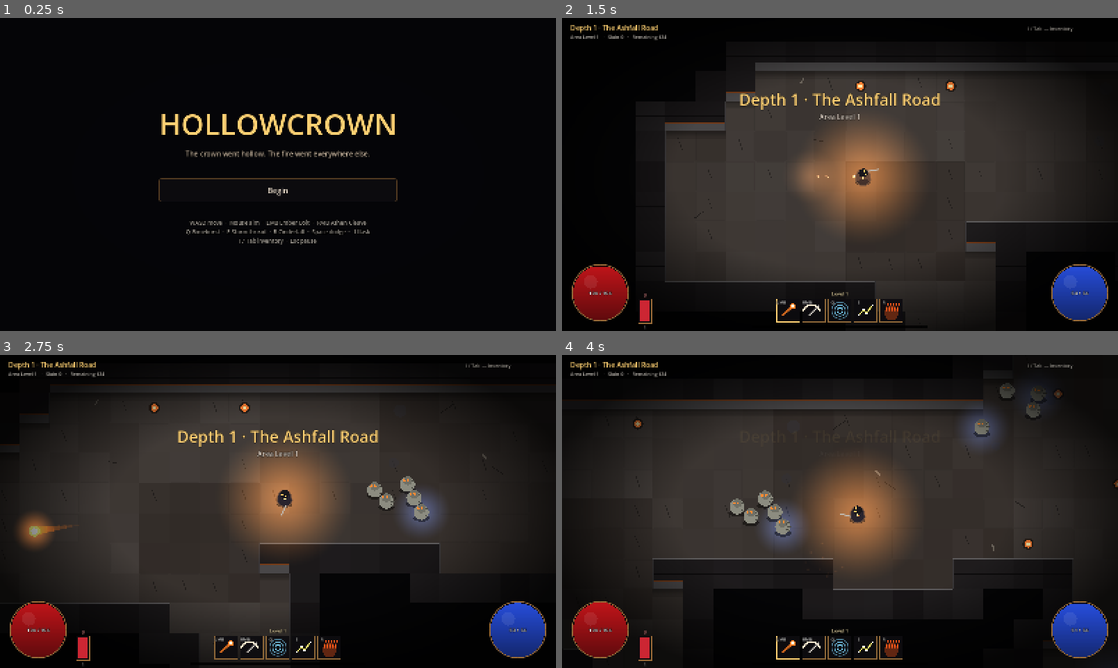
Above: before the commit, frames 1-4 (two rows, left to right).
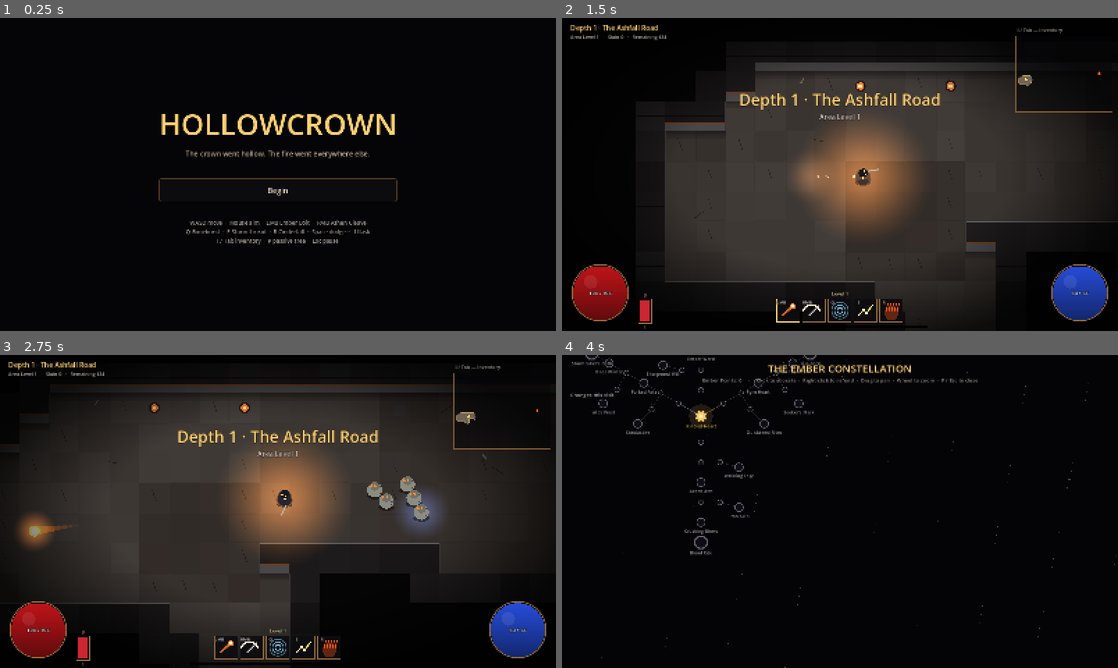
Above: after the commit, the same moments.

Repository: Batch-Digital-Studio/hollowcrown
Game: Godot game, scene res://scenes/main.tscn
The game is run twice, just before and just after one commit, with the same random seed, the same clock (stepped at 60 frames per second) and the same inputs.
Inputs (mouse positions are in pixels of both pictures, inside the frame that each line leads up to):
- Up to frame 1 (0.25 s): no input
- Up to frame 2 (1.5 s): click "Begin" at 0.5 s; tap Enter (respawn) at 1.25 s; move the mouse to (962, 158) at 1.27 s; hold D (move_right) from 1.28 s (still down); tap Space (dodge) at 1.35 s; click (962, 158) at 1.42 s
- Up to frame 3 (2.75 s): tap 1 (flask) at 1.55 s; release D (move_right) at 2 s; drag from (166, 527) to (250, 574) at 2.02 s
- Up to frame 4 (4 s): move the mouse to (895, 442) at 2.77 s; hold D (move_right) 2.78-3.5 s; tap P (passives, bound only after the commit) at 2.85 s; click (895, 442) at 2.92 s; tap Space (dodge) at 3.05 s; drag from (812, 574) to (673, 464) at 3.52 s

The runs differ from the first frame. In frame 1, 0.2% of the frame differs, in the area x 39-61%, y 70-73%; in frame 2, 0.3%; in frame 3, 0.3%; in frame 4, 54%, in the area x 1-100%, y 0-100%.

Commit message:
Ember Constellation passive tree, minimap, SFX; fix input while paused
Co-Authored-By: Claude Opus 5.5 <noreply@anthropic.com>
Claude-Session: https://claude.ai/code/session_01Gf6B15cfdDQmQ6UJywX5Yr

Diff:
--- /dev/null
+++ b/scripts/data/passives_db.gd
@@ -0,0 +1,124 @@
+class_name PassivesDB
+extends RefCounted
+## The Ember Constellation (passive tree). Built from compact branch specs.
+## Node spec: [name, type ("small"/"notable"/"keystone"), {stat: value}, desc (optional)]
+
+const BRANCH_LEN := 96.0
+
+const BRANCHES := [
+	{"name": "Pyre", "angle": -30.0, "fork_rot": 90.0, "color": Color(1.0, 0.5, 0.2),
+		"chain": [
+			["Kindling", "small", {"inc_fire_damage": 10}],
+			["Kindling", "small", {"inc_fire_damage": 10}],
+			["Pyre Heart", "notable", {"inc_fire_damage": 20, "ignite_chance": 10}],
+			["Searing Embers", "small", {"inc_ignite_damage": 20}],
+			["Ember Splinters", "notable", {"proj_count_add": 1, "more_projectile_damage": -15}],
+			["Kiln-Born", "keystone", {"conv_cold_to_fire": 100, "inc_fire_damage": 25, "res_cold": -20},
+				"All your Cold damage becomes Fire. Rimeburst burns."],
+		],
+		"forks": {1: [["Quick Hands", "small", {"inc_cast_speed": 6}], ["Quickened Rites", "notable", {"inc_cast_speed": 12, "inc_spell_damage": 10}]],
+			3: [["Swift Flight", "small", {"inc_projectile_speed": 15}], ["Seeker's Mark", "notable", {"inc_projectile_damage": 25, "pierce_add": 1}]]}},
+	{"name": "Storm", "angle": 210.0, "fork_rot": -90.0, "color": Color(0.6, 0.85, 1.0),
+		"chain": [
+			["Static", "small", {"inc_lightning_damage": 10}],
+			["Static", "small", {"inc_lightning_damage": 10}],
+			["Forked Fate", "notable", {"chain_add": 1, "inc_lightning_damage": 10}],
+			["Rime", "small", {"inc_cold_damage": 12}],
+			["Deep Winter", "notable", {"inc_cold_damage": 20, "chill_chance": 20}],
+			["Stormcaller's Oath", "keystone", {"chain_add": 2, "shock_chance": 40, "more_damage": -15},
+				"Stormthread chains twice more and shocks often, but all damage is lower."],
+		],
+		"forks": {1: [["Conduit", "small", {"shock_chance": 8}], ["Conductive", "notable", {"shock_chance": 15, "inc_crit_chance": 25}]],
+			3: [["Spread", "small", {"inc_area": 8}], ["Wide Frost", "notable", {"inc_area": 16, "inc_cold_damage": 10}]]}},
+	{"name": "Steel", "angle": 90.0, "fork_rot": -90.0, "color": Color(0.9, 0.85, 0.75),
+		"chain": [
+			["Grit", "small", {"inc_physical_damage": 12}],
+			["Grit", "small", {"inc_physical_damage": 12}],
+			["Ashen Arm", "notable", {"inc_physical_damage": 20, "inc_attack_speed": 8}],
+			["Bulwark", "small", {"armour": 40}],
+			["Crushing Blows", "notable", {"inc_melee_damage": 30, "crit_multi": 15}],
+			["Blood Rite", "keystone", {"life_leech": 4, "more_life": -15, "more_attack_damage": 25},
+				"Attacks leech life and hit far harder, at the cost of maximum Life."],
+		],
+		"forks": {1: [["Tempo", "small", {"inc_attack_speed": 6}], ["Whirling Edge", "notable", {"inc_area": 15, "inc_attack_speed": 6}]],
+			3: [["Hardy", "small", {"life_flat": 12}], ["Iron Skin", "notable", {"armour": 90, "life_flat": 20}]]}},
+	{"name": "Spirit", "angle": 270.0, "fork_rot": -90.0, "color": Color(0.85, 0.6, 1.0),
+		"chain": [
+			["Vigour", "small", {"life_flat": 12}],
+			["Vigour", "small", {"life_flat": 12}],
+			["Ember Ward", "notable", {"res_fire": 12, "res_cold": 12, "res_lightning": 12}],
+			["Focus", "small", {"mana_flat": 15, "inc_mana_regen": 15}],
+			["Fleetfoot", "notable", {"inc_move_speed": 10, "life_regen": 3}],
+			["Hollow Heart", "keystone", {"more_spell_damage": 30, "res_fire": -20, "res_cold": -20, "res_lightning": -20},
+				"Spells deal far more damage. Your resistances suffer."],
+		],
+		"forks": {1: [["Keen", "small", {"inc_crit_chance": 15}], ["Sharpened Will", "notable", {"inc_crit_chance": 30, "crit_multi": 15}]],
+			3: [["Ardour", "small", {"inc_damage": 8}], ["Inner Fire", "notable", {"inc_damage": 18}]]}},
+]
+
+static var _nodes := {}
+
+## Returns {id: {name, type, stats, desc, pos, links:Array, color}}
+static func nodes() -> Dictionary:
+	if not _nodes.is_empty():
+		return _nodes
+	_nodes["start"] = {"name": "Kindled Heart", "type": "start", "stats": {}, "desc": "Where your ember first took.",
+		"pos": Vector2.ZERO, "links": [], "color": Color(1.0, 0.8, 0.4)}
+	for bi in BRANCHES.size():
+		var b: Dictionary = BRANCHES[bi]
+		var dir: Vector2 = Vector2.RIGHT.rotated(deg_to_rad(float(b.angle)))
+		var side: Vector2 = dir.rotated(deg_to_rad(float(b.fork_rot)))
+		var prev := "start"
+		for i in b.chain.size():
+			var id := "b%d_%d" % [bi, i]
+			var spec: Array = b.chain[i]
+			var pos: Vector2 = dir * BRANCH_LEN * (i + 1.3)
+			_add(id, spec, pos, b.color)
+			_link(prev, id)
+			prev = id
+			if b.forks.has(i):
+				var fprev := id
+				var forks: Array = b.forks[i]
+				for j in forks.size():
+					var fid := "%s_f%d" % [id, j]
+					var fpos: Vector2 = pos + side * BRANCH_LEN * 0.95 * (j + 1) + dir * BRANCH_LEN * 0.25 * j
+					_add(fid, forks[j], fpos, b.color)
+					_link(fprev, fid)
+					fprev = fid
+	return _nodes
+
+static func _add(id: String, spec: Array, pos: Vector2, color: Color) -> void:
+	_nodes[id] = {"name": spec[0], "type": spec[1], "stats": spec[2], "desc": spec[3] if spec.size() > 3 else "",
+		"pos": pos, "links": [], "color": color}
+
+static func _link(a: String, b: String) -> void:
+	_nodes[a].links.append(b)
+	_nodes[b].links.append(a)
+
+static func describe(stat: String, v: float) -> String:
+	var n := int(v)
+	var sign := "+" if n >= 0 else ""
+	if stat.begins_with("more_"):
+		var what := stat.substr(5).replace("_", " ").capitalize()
+		return "%d%% %s %s" % [absi(n), "more" if n >= 0 else "less", what]
+	if stat.begins_with("conv_"):
+		var parts := stat.substr(5).split("_to_")
+		return "%d%% of %s Damage Converted to %s" % [n, parts[0].capitalize(), parts[1].capitalize()]
+	if stat.begins_with("inc_"):
+		return "%d%% increased %s" % [n, stat.substr(4).replace("_", " ").capitalize()]
+	if stat.begins_with("res_"):
+		return "%s%d%% to %s Resistance" % [sign, n, stat.substr(4).capitalize()]
+	match stat:
+		"life_flat": return "%s%d to maximum Life" % [sign, n]
+		"mana_flat": return "%s%d to maximum Mana" % [sign, n]
+		"armour": return "+%d to Armour" % n
+		"crit_multi": return "+%d%% to Critical Strike Multiplier" % n
+		"proj_count_add": return "+%d Projectile" % n
+		"chain_add": return "Chains +%d times" % n
+		"pierce_add": return "Projectiles Pierce %d additional enemy" % n
+		"life_leech": return "%d%% of Damage Leeched as Life" % n
+		"life_regen": return "Regenerate %d Life per second" % n
+		"ignite_chance": return "%d%% chance to Ignite" % n
+		"chill_chance": return "%d%% chance to Chill" % n
+		"shock_chance": return "%d%% chance to Shock" % n
+	return "%s %s%d" % [stat, sign, n]
--- a/scripts/entities/player.gd
+++ b/scripts/entities/player.gd
@@ -12,6 +12,7 @@
 var input := PlayerInput.new()
 var bar: Array = SkillsDB.PLAYER_BAR.duplicate()
 var equipment := {}
+var passives := {"start": true}
 var inventory: Array = []
 var xp := 0
 var flask_charges := 3.0
@@ -56,7 +57,51 @@
 		var it: Item = eq[slot]
 		if it:
 			s.add_mod_list(it.to_mods())
+	var tree := PassivesDB.nodes()
+	for id in passives:
+		if tree.has(id):
+			s.add_mods(tree[id].stats)
 	return s
+
+func passive_points() -> int:
+	return (level - 1) - (passives.size() - 1)
+
+func can_allocate(id: String) -> bool:
+	if passives.has(id) or passive_points() <= 0:
+		return false
+	for l in PassivesDB.nodes()[id].links:
+		if passives.has(l):
+			return true
+	return false
+
+func allocate(id: String) -> bool:
+	if not can_allocate(id):
+		return false
+	passives[id] = true
+	recalc_stats()
+	return true
+
+## Refund only if every other allocated node stays connected to the start.
+func can_refund(id: String) -> bool:
+	if id == "start" or not passives.has(id):
+		return false
+	var tree := PassivesDB.nodes()
+	var seen := {"start": true}
+	var stack := ["start"]
+	while not stack.is_empty():
+		var cur: String = stack.pop_back()
+		for l in tree[cur].links:
+			if l != id and passives.has(l) and not seen.has(l):
+				seen[l] = true
+				stack.append(l)
+	return seen.size() == passives.size() - 1
+
+func refund(id: String) -> bool:
+	if not can_refund(id):
+		return false
+	passives.erase(id)
+	recalc_stats()
+	return true
 
 static func calc_max_life(s: StatBlock) -> float:
 	return maxf(1.0, s.get_stat("life_flat") * s.inc_mult(["inc_life"]) * s.get_stat("more_life"))
@@ -118,6 +163,8 @@
 		FX.burst(global_position, Color(1.0, 0.8, 0.35), 50, 420.0, 9.0, 0.8)
 		FX.text(global_position, "LEVEL %d" % level, Color(1.0, 0.85, 0.4), 34)
 		FX.sound("levelup", null, 0.0, 0.0)
+		if game() and game().hud:
+			game().hud.show_message("LEVEL %d" % level, "+1 Ember Point · press P to open the Constellation")
 		leveled_up.emit(level)
 
 func add_flask_charge(amount: float) -> void:
@@ -212,11 +259,15 @@
 	var inv: Array = []
 	for it in inventory:
 		inv.append(it.to_dict() if it else null)
-	return {"level": level, "xp": xp, "equipment": eq, "inventory": inv}
+	return {"level": level, "xp": xp, "equipment": eq, "inventory": inv, "passives": passives.keys()}
 
 func from_save(d: Dictionary) -> void:
 	level = int(d.get("level", 1))
 	xp = int(d.get("xp", 0))
+	passives = {"start": true}
+	for id in d.get("passives", []):
+		if PassivesDB.nodes().has(id):
+			passives[id] = true
 	equipment.clear()
 	var eq: Dictionary = d.get("equipment", {})
 	for s in eq:
--- a/scripts/entities/player_input.gd
+++ b/scripts/entities/player_input.gd
@@ -23,6 +23,7 @@
 	_key("skill_5", [KEY_R])
 	_key("inventory", [KEY_I, KEY_TAB])
 	_key("pause", [KEY_ESCAPE])
+	_key("passives", [KEY_P])
 	_key("respawn", [KEY_ENTER])
 	_mouse("skill_1", MOUSE_BUTTON_LEFT)
 	_mouse("skill_2", MOUSE_BUTTON_RIGHT)
--- a/scripts/game.gd
+++ b/scripts/game.gd
@@ -21,6 +21,7 @@
 var state := "title"     # title / play / dead
 var boss: Enemy
 var kills := 0
+var minimap := Minimap.new()
 var deaths := 0
 var _save_t := 0.0
 
@@ -32,10 +33,12 @@
 var _clock := 0.0
 var quit_after := -1.0
 var _inv_at := -1.0
+var _tree_at := -1.0
 var _near_boss_level := 0
 
 func _ready() -> void:
 	instance = self
+	process_mode = Node.PROCESS_MODE_ALWAYS
 	rng.randomize()
 	PlayerInput.setup_input_map()
 	world_layer = Node2D.new()
@@ -73,6 +76,8 @@
 			_inv_at = float(a.substr(9))
 		elif a.begins_with("--near-boss="):
 			_near_boss_level = int(a.substr(12))
+		elif a.begins_with("--tree-at="):
+			_tree_at = float(a.substr(10))
 		elif a == "--fresh":
 			DirAccess.remove_absolute(ProjectSettings.globalize_path(SAVE_PATH))
 		elif a.begins_with("--depth="):
@@ -149,6 +154,7 @@
 	player.shock_time = 0.0
 	camera.global_position = player.global_position
 	camera.reset_smoothing()
+	minimap.reset(zone)
 	_spawn_packs()
 	_spawn_boss()
 	inv_ui.refresh()
@@ -362,21 +368,27 @@
 
 func _process(delta: float) -> void:
 	_clock += delta / maxf(Engine.time_scale, 0.04)
-	if state == "play" and player and not player.dead:
-		var over_ui := inv_ui.visible and inv_ui.mouse_over_panel()
+	var paused := get_tree().paused
+	if state == "play" and player and not player.dead and not paused:
+		var over_ui := (inv_ui.visible and inv_ui.mouse_over_panel()) or hud.passives.visible
 		if bot:
 			bot.drive(player, self)
 		else:
 			player.input.poll_local(get_global_mouse_position(), over_ui)
 		camera.global_position = player.global_position + (player.input.aim - player.global_position).limit_length(220.0) * 0.18
+		minimap.update(player.global_position, delta)
 		_save_t += delta
 		if _save_t > 30.0:
 			_save_t = 0.0
 			save_game()
-	if Input.is_action_just_pressed("inventory") and state == "play":
+	if Input.is_action_just_pressed("passives") and state == "play" and (not paused or hud.passives.visible):
+		hud.passives.toggle()
+	if Input.is_action_just_pressed("inventory") and state == "play" and not paused:
 		inv_ui.toggle()
 	if Input.is_action_just_pressed("pause") and state == "play":
-		if inv_ui.visible:
+		if hud.passives.visible:
+			hud.passives.toggle()
+		elif inv_ui.visible:
 			inv_ui.toggle()
 		else:
 			hud.toggle_pause()
@@ -389,6 +401,10 @@
 	_testing_hooks()
 
 func _testing_hooks() -> void:
+	if _tree_at > 0.0 and _clock >= _tree_at and state == "play":
+		_tree_at = -1.0
+		hud.passives.toggle()
+		hud.passives._summary_before = {}
 	if _inv_at > 0.0 and _clock >= _inv_at and state == "play":
 		_inv_at = -1.0
 		inv_ui.toggle()
--- a/scripts/tests/bot.gd
+++ b/scripts/tests/bot.gd
@@ -83,6 +83,17 @@
 			inp.aim = p.global_position + inp.move * 200.0
 		else:
 			inp.move = to.normalized()
+	# spend passive points (prefers the Pyre branch, then whatever is available)
+	if p.passive_points() > 0:
+		var tree := PassivesDB.nodes()
+		var pick := ""
+		for id in tree:
+			if p.can_allocate(id):
+				if pick == "" or id.begins_with("b0"):
+					pick = id
+		if pick != "":
+			p.allocate(pick)
+			print("BOT allocated ", tree[pick].name)
 	# exercise equip code
 	if _equip_t > 15.0:
 		_equip_t = 0.0
--- a/scripts/ui/hud.gd
+++ b/scripts/ui/hud.gd
@@ -4,6 +4,7 @@
 
 var view: HudView
 var inventory: InventoryUI
+var passives: PassiveUI
 var _overlay: Control
 var _title: Control
 var _vignette: TextureRect
@@ -27,6 +28,10 @@
 	inventory.set_anchors_preset(Control.PRESET_FULL_RECT)
 	inventory.visible = false
 	add_child(inventory)
+	passives = PassiveUI.new()
+	passives.set_anchors_preset(Control.PRESET_FULL_RECT)
+	passives.visible = false
+	add_child(passives)
 	_show_title()
 
 func _make_vignette() -> Texture2D:
@@ -129,7 +134,7 @@
 	box.add_child(sp2)
 	box.add_child(_label(CONTROLS, 16, Color(0.6, 0.58, 0.55)))
 
-const CONTROLS := "WASD move  ·  Mouse aim  ·  LMB Ember Bolt  ·  RMB Ashen Cleave\nQ Rimeburst  ·  E Stormthread  ·  R Cinderfall  ·  Space dodge  ·  1 flask\nI / Tab inventory  ·  Esc pause"
+const CONTROLS := "WASD move  ·  Mouse aim  ·  LMB Ember Bolt  ·  RMB Ashen Cleave\nQ Rimeburst  ·  E Stormthread  ·  R Cinderfall  ·  Space dodge  ·  1 flask\nI / Tab inventory  ·  P passive tree  ·  Esc pause"
 
 func _start(cont: bool) -> void:
 	hide_overlays()
--- a/scripts/ui/hud_view.gd
+++ b/scripts/ui/hud_view.gd
@@ -62,7 +62,31 @@
 	# Zone label
 	_text_left(f, Vector2(24, 36), g.zone_title(), 20, Color(1.0, 0.82, 0.45))
 	_text_left(f, Vector2(24, 60), "Area Level %d   ·   Slain %d   ·   Remaining %d" % [g.area_level(), g.kills, g.enemies.size()], 14, Color(0.7, 0.68, 0.65))
-	_text_left(f, Vector2(vs.x - 260, 36), "I / Tab — Inventory", 14, Color(0.6, 0.58, 0.55))
+	_text_left(f, Vector2(vs.x - Zone.W * 3.0 - 20, 40), "I / Tab — Inventory", 14, Color(0.6, 0.58, 0.55))
+	if p.passive_points() > 0:
+		var a := 0.6 + 0.4 * sin(_t * 4.0)
+		_text(f, Vector2(vs.x / 2.0, y0 - 34), "P — %d unspent Ember Point%s" % [p.passive_points(), "s" if p.passive_points() > 1 else ""], 16, Color(1.0, 0.75, 0.35, a))
+	# Minimap
+	if g.minimap.tex and not g.inv_ui.visible:
+		var ms := 3.0
+		var mr := Rect2(vs.x - Zone.W * ms - 20, 56, Zone.W * ms, Zone.H * ms)
+		draw_rect(mr.grow(4), Color(0.02, 0.02, 0.03, 0.55))
+		draw_texture_rect(g.minimap.tex, mr, false)
+		draw_rect(mr.grow(4), Color(0.6, 0.42, 0.22, 0.8), false, 1.5)
+		var pp := mr.position + p.global_position / Zone.CELL * ms
+		draw_circle(pp, 4.0, Color(1.0, 0.85, 0.4))
+		if g.boss and is_instance_valid(g.boss) and not g.boss.dead:
+			var bc := Vector2i(g.boss.global_position / Zone.CELL)
+			if g.minimap.is_revealed(bc) or g.zone and bc == g.zone.boss_cell:
+				var bp := mr.position + g.boss.global_position / Zone.CELL * ms
+				draw_circle(bp, 6.0, Color(1.0, 0.35, 0.1, 0.4 + 0.3 * sin(_t * 4.0)))
+				draw_circle(bp, 3.0, Color(1.0, 0.45, 0.15))
+		for e in g.enemies:
+			if e.rarity == "rare" and g.minimap.is_revealed(Vector2i(e.global_position / Zone.CELL)):
+				draw_circle(mr.position + e.global_position / Zone.CELL * ms, 2.5, Color(1.0, 0.85, 0.3))
+		for c in g.world_layer.get_children():
+			if c is Portal:
+				draw_circle(mr.position + c.global_position / Zone.CELL * ms, 5.0, Color(0.7, 0.5, 1.0))
 	# Boss bar
 	if g.boss and is_instance_valid(g.boss) and not g.boss.dead and g.boss.aggro:
 		var bw := 640.0
--- /dev/null
+++ b/scripts/ui/minimap.gd
@@ -0,0 +1,54 @@
+class_name Minimap
+extends RefCounted
+## Fog-of-war minimap. Reveals cells near the player into an Image.
+
+var img: Image
+var tex: ImageTexture
+var zone: Zone
+var revealed := PackedByteArray()
+var _dirty := false
+var _t := 0.0
+const REVEAL := 7
+
+func reset(z: Zone) -> void:
+	zone = z
+	img = Image.create(Zone.W, Zone.H, false, Image.FORMAT_RGBA8)
+	img.fill(Color(0, 0, 0, 0))
+	revealed.resize(Zone.W * Zone.H)
+	revealed.fill(0)
+	tex = ImageTexture.create_from_image(img)
+
+func update(player_pos: Vector2, delta: float) -> void:
+	if zone == null:
+		return
+	_t += delta
+	if _t < 0.2:
+		return
+	_t = 0.0
+	var c := Vector2i(player_pos / Zone.CELL)
+	for y in range(c.y - REVEAL, c.y + REVEAL + 1):
+		for x in range(c.x - REVEAL, c.x + REVEAL + 1):
+			if x < 0 or y < 0 or x >= Zone.W or y >= Zone.H:
+				continue
+			if Vector2(x - c.x, y - c.y).length() > REVEAL:
+				continue
+			var i := y * Zone.W + x
+			if revealed[i] == 1:
+				continue
+			revealed[i] = 1
+			_dirty = true
+			if zone.is_floor_cell(x, y):
+				img.set_pixel(x, y, Color(0.55, 0.5, 0.45, 0.75))
+			else:
+				for d in [Vector2i(1, 0), Vector2i(-1, 0), Vector2i(0, 1), Vector2i(0, -1)]:
+					if zone.is_floor_cell(x + d.x, y + d.y):
+						img.set_pixel(x, y, Color(0.9, 0.7, 0.4, 0.9))
+						break
+	if _dirty:
+		tex.update(img)
+		_dirty = false
+
+func is_revealed(cell: Vector2i) -> bool:
+	if cell.x < 0 or cell.y < 0 or cell.x >= Zone.W or cell.y >= Zone.H:
+		return false
+	return revealed[cell.y * Zone.W + cell.x] == 1
--- /dev/null
+++ b/scripts/ui/passive_ui.gd
@@ -0,0 +1,178 @@
+class_name PassiveUI
+extends Control
+## The Ember Constellation screen. Drag to pan, wheel to zoom, click to allocate, right-click to refund.
+
+var offset := Vector2.ZERO
+var zoom := 0.6
+var _drag := false
+var _drag_moved := 0.0
+var _hover := ""
+var _t := 0.0
+var _summary_before := {}
+
+func _ready() -> void:
+	mouse_filter = Control.MOUSE_FILTER_STOP
+	process_mode = Node.PROCESS_MODE_ALWAYS
+
+func toggle() -> void:
+	visible = not visible
+	get_tree().paused = visible
+	if visible:
+		offset = Vector2.ZERO
+		var p := Game.instance.player
+		_summary_before = p.summary(p.equipment)
+
+func _to_screen(p: Vector2) -> Vector2:
+	return get_viewport_rect().size / 2.0 + Vector2(0, 40) + offset + p * zoom
+
+func _process(delta: float) -> void:
+	if not visible:
+		return
+	_t += delta
+	var m := get_viewport().get_mouse_position()
+	_hover = ""
+	var tree := PassivesDB.nodes()
+	for id in tree:
+		var r := _radius(tree[id].type) * zoom + 4.0
+		if _to_screen(tree[id].pos).distance_to(m) <= r:
+			_hover = id
+	queue_redraw()
+
+func _radius(t: String) -> float:
+	match t:
+		"start": return 26.0
+		"notable": return 20.0
+		"keystone": return 28.0
+	return 12.0
+
+func _gui_input(event: InputEvent) -> void:
+	var p := Game.instance.player
+	if event is InputEventMouseButton:
+		if event.button_index == MOUSE_BUTTON_WHEEL_UP and event.pressed:
+			zoom = clampf(zoom * 1.1, 0.4, 1.6)
+		elif event.button_index == MOUSE_BUTTON_WHEEL_DOWN and event.pressed:
+			zoom = clampf(zoom / 1.1, 0.4, 1.6)
+		elif event.button_index == MOUSE_BUTTON_LEFT:
+			if event.pressed:
+				_drag = true
+				_drag_moved = 0.0
+			else:
+				_drag = false
+				if _drag_moved < 6.0 and _hover != "":
+					if p.allocate(_hover):
+						var n: Dictionary = PassivesDB.nodes()[_hover]
+						FX.sound("levelup" if n.type == "keystone" else "pickup", null, -6.0 if n.type == "small" else -2.0, 0.0)
+						Game.instance.inv_ui.refresh()
+		elif event.button_index == MOUSE_BUTTON_RIGHT and event.pressed and _hover != "":
+			if p.refund(_hover):
+				FX.sound("hit", null, -10.0)
+				Game.instance.inv_ui.refresh()
+	elif event is InputEventMouseMotion and _drag:
+		offset += event.relative
+		_drag_moved += event.relative.length()
+
+func _draw() -> void:
+	var g := Game.instance
+	if g == null or g.player == null:
+		return
+	var p := g.player
+	var vs := get_viewport_rect().size
+	var f := ThemeDB.fallback_font
+	draw_rect(Rect2(Vector2.ZERO, vs), Color(0.015, 0.012, 0.025, 1.0))
+	# star dust
+	for i in 160:
+		var h := float((i * 7919) % 1000) / 1000.0
+		var h2 := float((i * 104729) % 1000) / 1000.0
+		var sp := Vector2(h * vs.x, h2 * vs.y) + offset * 0.15
+		draw_circle(Vector2(fposmod(sp.x, vs.x), fposmod(sp.y, vs.y)), 1.0 + h * 1.2, Color(1, 0.9, 0.8, 0.15 + 0.15 * sin(_t * 1.5 + i)))
+	var tree := PassivesDB.nodes()
+	# links
+	for id in tree:
+		for l in tree[id].links:
+			if id < l:
+				var a := _to_screen(tree[id].pos)
+				var b := _to_screen(tree[l].pos)
+				var lit: bool = p.passives.has(id) and p.passives.has(l)
+				var half: bool = p.passives.has(id) or p.passives.has(l)
+				var c: Color = tree[l].color if tree[l].type != "start" else tree[id].color
+				if lit:
+					draw_line(a, b, c, 5.0 * zoom, true)
+				elif half:
+					draw_line(a, b, Color(c.r, c.g, c.b, 0.45), 3.0 * zoom, true)
+				else:
+					draw_line(a, b, Color(0.35, 0.33, 0.4, 0.5), 2.0 * zoom, true)
+	# nodes
+	for id in tree:
+		var n: Dictionary = tree[id]
+		var c: Color = n.color
+		var pos := _to_screen(n.pos)
+		var r := _radius(n.type) * zoom
+		var alloc: bool = p.passives.has(id)
+		var avail: bool = p.can_allocate(id)
+		if alloc:
+			draw_circle(pos, r * 2.2, Color(c.r, c.g, c.b, 0.12))
+		draw_circle(pos, r, Color(0.06, 0.05, 0.08))
+		if alloc:
+			draw_circle(pos, r * 0.78, c)
+			draw_circle(pos, r * 0.35, Color(1, 1, 0.95))
+		elif avail:
+			draw_circle(pos, r * 0.78, Color(c.r, c.g, c.b, 0.25 + 0.15 * sin(_t * 5.0)))
+		var ring := c if (alloc or avail) else Color(0.4, 0.38, 0.42)
+		if n.type == "keystone":
+			var pts := PackedVector2Array()
+			for k in 9:
+				pts.append(pos + Vector2.RIGHT.rotated(TAU * k / 8.0 + PI / 8.0) * r * 1.15)
+			draw_polyline(pts, ring, 3.0, true)
+		draw_arc(pos, r, 0, TAU, 32, ring, 2.5 if n.type != "small" else 1.5, true)
+		if id == _hover:
+			draw_arc(pos, r + 5, 0, TAU, 32, Color(1, 1, 1, 0.8), 2.0, true)
+		if n.type == "notable" or n.type == "keystone" or n.type == "start":
+			var tw := f.get_string_size(n.name, HORIZONTAL_ALIGNMENT_LEFT, -1, 13).x
+			draw_string_outline(f, pos + Vector2(-tw / 2, r + 18), n.name, HORIZONTAL_ALIGNMENT_LEFT, -1, 13, 4, Color.BLACK)
+			draw_string(f, pos + Vector2(-tw / 2, r + 18), n.name, HORIZONTAL_ALIGNMENT_LEFT, -1, 13, c if (alloc or avail) else Color(0.6, 0.58, 0.6))
+	# header
+	var pts_left := p.passive_points()
+	var title := "THE EMBER CONSTELLATION"
+	var tw2 := f.get_string_size(title, HORIZONTAL_ALIGNMENT_LEFT, -1, 30).x
+	draw_string(f, Vector2(vs.x / 2 - tw2 / 2, 50), title, HORIZONTAL_ALIGNMENT_LEFT, -1, 30, Color(1.0, 0.82, 0.45))
+	var sub := "Ember Points: %d     ·     Click to allocate  ·  Right-click to refund  ·  Drag to pan  ·  Wheel to zoom  ·  P / Esc to close" % pts_left
+	var tw3 := f.get_string_size(sub, HORIZONTAL_ALIGNMENT_LEFT, -1, 15).x
+	draw_string(f, Vector2(vs.x / 2 - tw3 / 2, 78), sub, HORIZONTAL_ALIGNMENT_LEFT, -1, 15, Color(0.95, 0.75, 0.45) if pts_left > 0 else Color(0.6, 0.58, 0.55))
+	# live stat deltas since opening
+	var now := p.summary(p.equipment)
+	var y := 120.0
+	draw_string(f, Vector2(24, y), "Changes this visit", HORIZONTAL_ALIGNMENT_LEFT, -1, 15, Color(0.7, 0.68, 0.65))
+	y += 24
+	for k in now:
+		var d: float = now[k] - float(_summary_before.get(k, 0.0))
+		if absf(d) < 0.05:
+			continue
+		var txt := "%s  %+.1f" % [k, d] if k.ends_with("DPS") else "%s  %+d" % [k, int(round(d))]
+		draw_string(f, Vector2(24, y), txt, HORIZONTAL_ALIGNMENT_LEFT, -1, 15, Color(0.4, 1.0, 0.5) if d > 0 else Color(1.0, 0.4, 0.4))
+		y += 22
+	if _hover != "":
+		_tooltip(tree[_hover], p)
+
+func _tooltip(n: Dictionary, p: Player) -> void:
+	var f := ThemeDB.fallback_font
+	var lines: Array = [[n.name, n.color]]
+	lines.append([n.type.capitalize() if n.type != "small" else "Passive", Color(0.6, 0.58, 0.6)])
+	for k in n.stats:
+		lines.append([PassivesDB.describe(k, n.stats[k]), Color(0.55, 0.7, 1.0)])
+	if n.desc != "":
+		lines.append([n.desc, Color(0.8, 0.6, 0.35)])
+	var w := 0.0
+	for l in lines:
+		w = maxf(w, f.get_string_size(l[0], HORIZONTAL_ALIGNMENT_LEFT, -1, 15).x)
+	w += 28
+	var h := lines.size() * 21 + 16
+	var m := get_viewport().get_mouse_position() + Vector2(18, 14)
+	var vs := get_viewport_rect().size
+	m.x = minf(m.x, vs.x - w - 10)
+	m.y = minf(m.y, vs.y - h - 10)
+	draw_rect(Rect2(m, Vector2(w, h)), Color(0.03, 0.025, 0.04, 0.97))
+	draw_rect(Rect2(m, Vector2(w, h)), n.color.darkened(0.2), false, 2.0)
+	var y := m.y + 24
+	for i in lines.size():
+		draw_string(f, Vector2(m.x + 14, y), lines[i][0], HORIZONTAL_ALIGNMENT_LEFT, -1, 17 if i == 0 else 15, lines[i][1])
+		y += 21
Not shown, added: scripts/data/passives_db.gd.uid
Not shown, added: scripts/ui/minimap.gd.uid
Not shown, added: scripts/ui/passive_ui.gd.uid
Not shown, changed: docs/CHANGELOG.md
Not shown, changed: docs/ROADMAP.md
